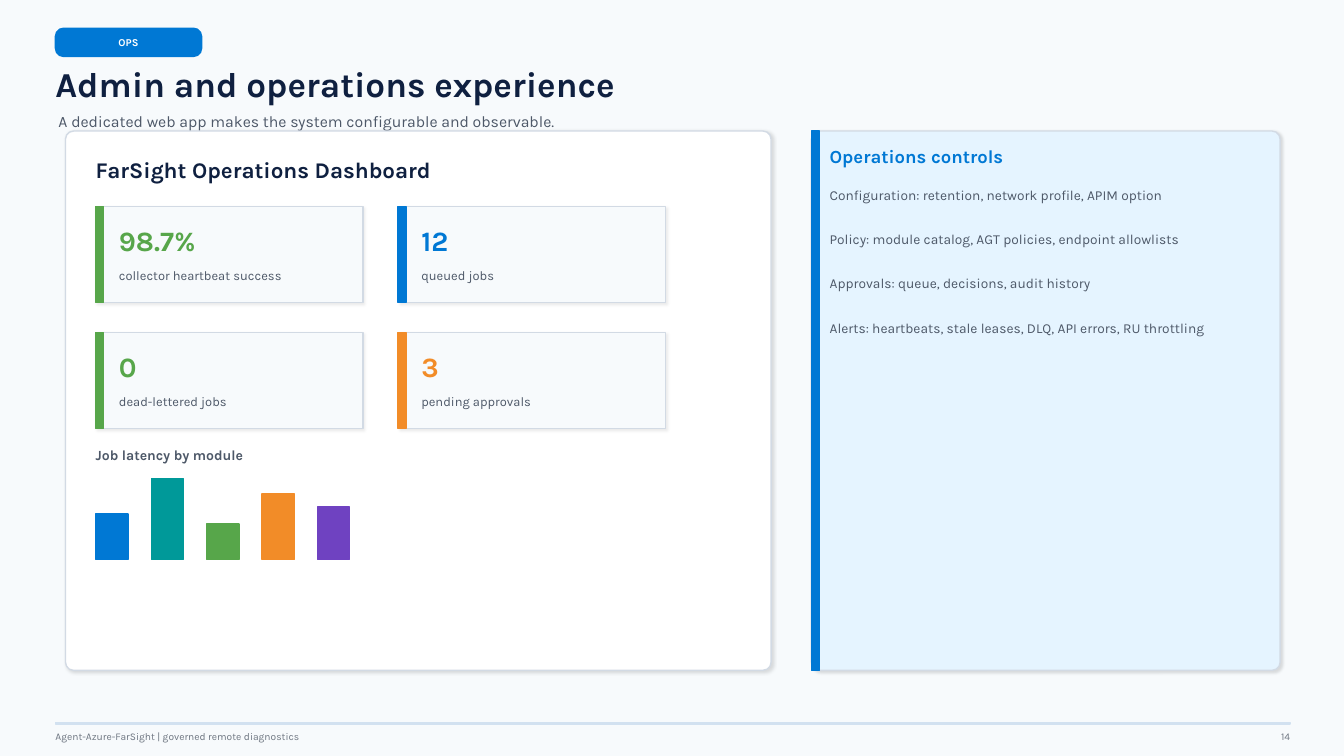
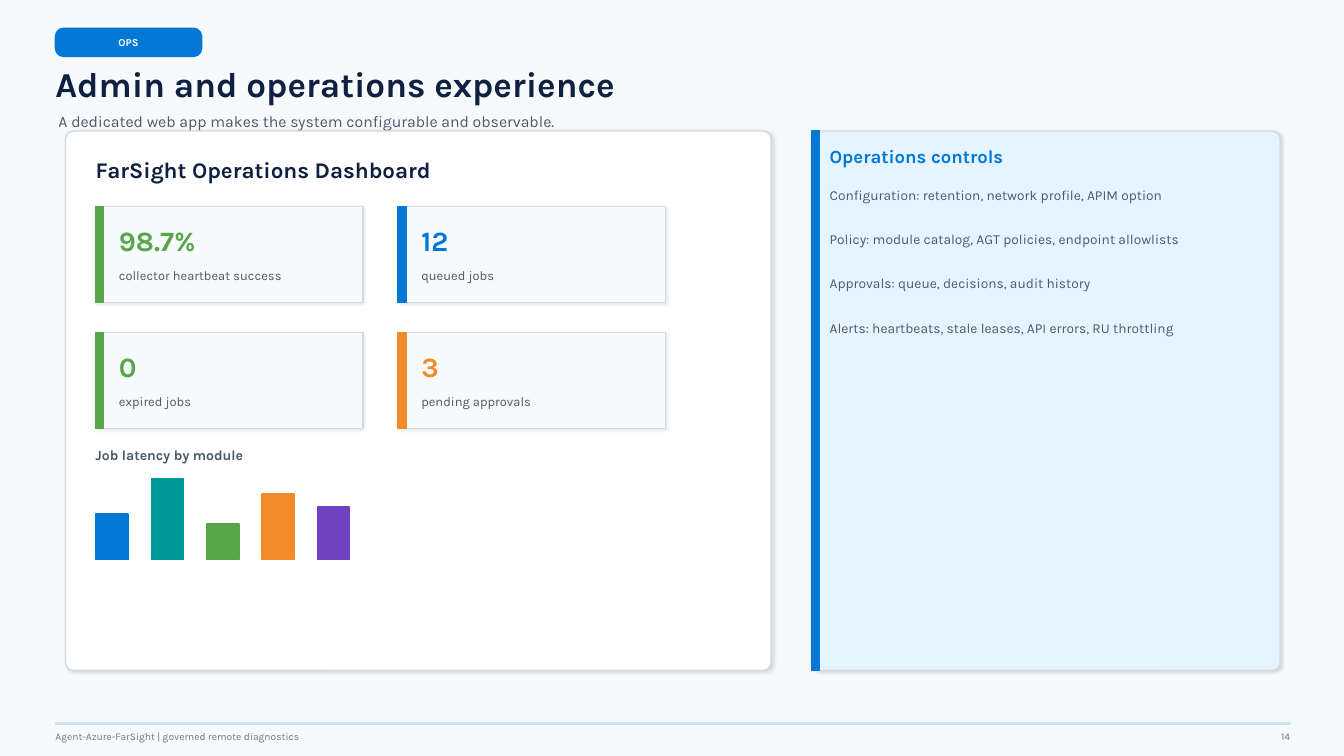
Before and after one commit to MikeCer/agent-azure-farsight, a slide deck: slide 14 of docs/presentations/agent-azure-farsight-overview.pptx. Drawn at 1344x756 pixels with LibreOffice and Linux fonts; fonts in the diff are those of the drawing. Boxes give left, top, right and bottom in pixels: in the first picture for what was removed or moved away, otherwise in the second. Text is boxed around its words. In the diff, an @@ line names an element or a change of style, - is before the commit and + after.

```diff
--- a/docs/presentations/agent-azure-farsight-overview.pptx
+++ b/docs/presentations/agent-azure-farsight-overview.pptx
@@ text at (830, 323, 1173, 337): text changed @@
-Alerts: heartbeats, stale leases, DLQ, API errors, RU throttling
+Alerts: heartbeats, stale leases, API errors, RU throttling
@@ text at (119, 397, 192, 409): text changed @@
-dead-lettered jobs
+expired jobs
```
Also in this commit, not shown: 7 other slides changed, 4 other files.
